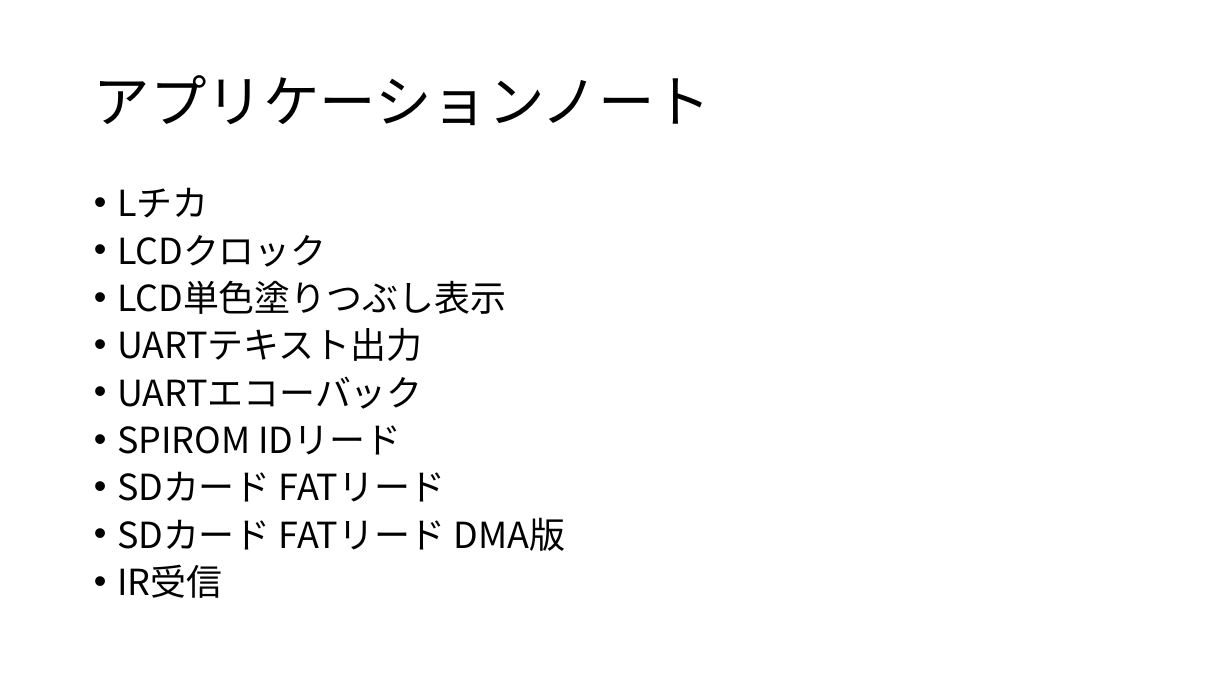
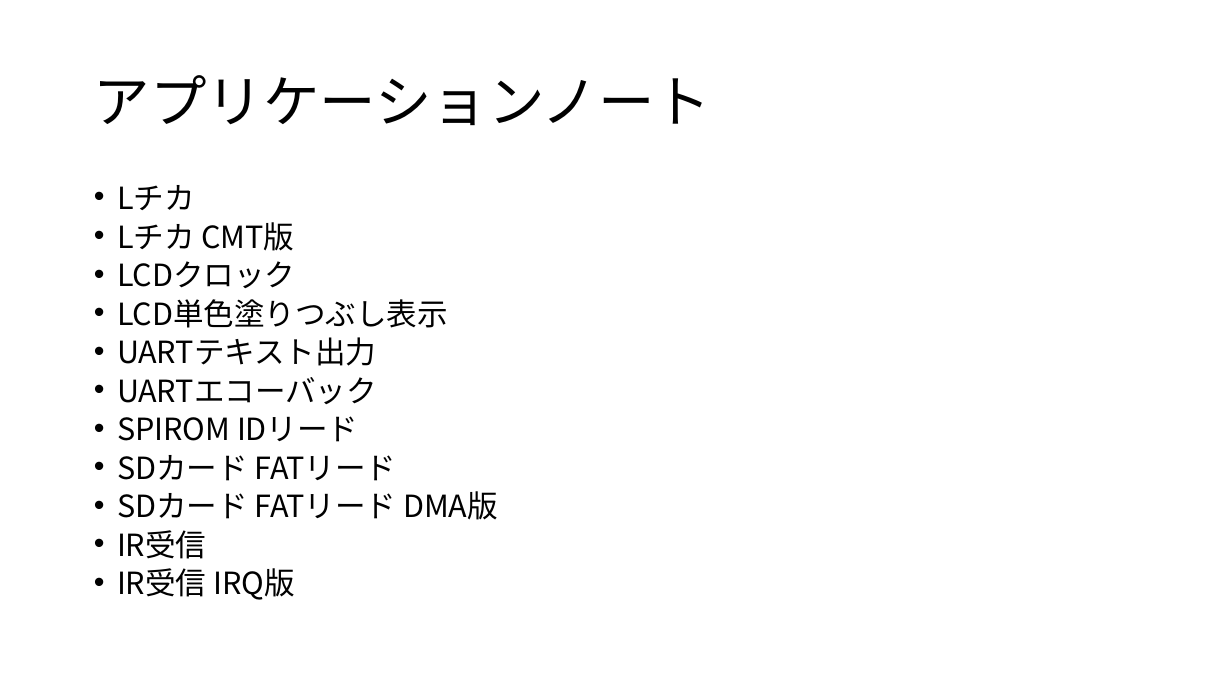
Before and after one commit to moku828/sh7262_an, a slide deck: slide 2 of SH7262アプリケーションノート.pptx. Drawn at 1232x693 pixels with LibreOffice and Linux fonts; fonts in the diff are those of the drawing. Boxes give left, top, right and bottom in pixels: in the first picture for what was removed or moved away, otherwise in the second. Text is boxed around its words. In the diff, an @@ line names an element or a change of style, - is before the commit and + after.

```diff
--- a/SH7262アプリケーションノート.pptx
+++ b/SH7262アプリケーションノート.pptx
@@ text at (117,185,498,559): size 28 to 23.8 pt in "Lチカ", "LCDクロック", "LCD単色塗りつぶし表示", "UARTテキスト出力" and 5 more places; line spacing 0.8 to 0.7 @@
@@ text at (117,222,294,251): paragraph added @@
+• Lチカ CMT版
@@ text at (117,568,294,600): paragraph added @@
+• IR受信 IRQ版
```
Also in this commit, not shown: 5 other slides changed, 6 slides added, 4 other files.
